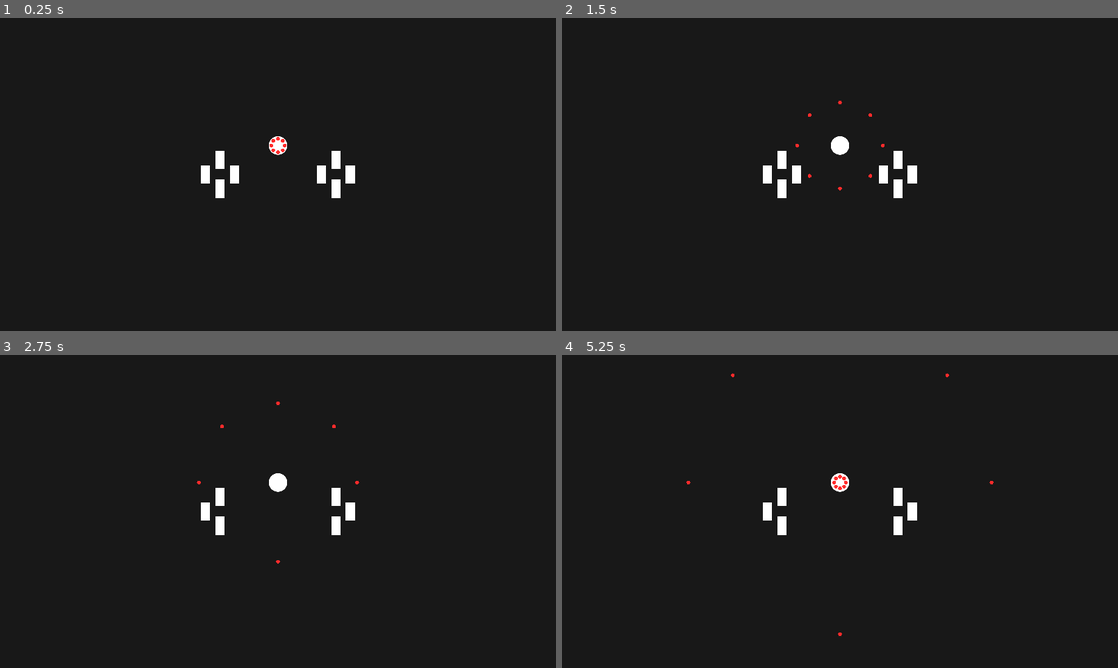
Above: before the commit, frames 1-4 (two rows, left to right).
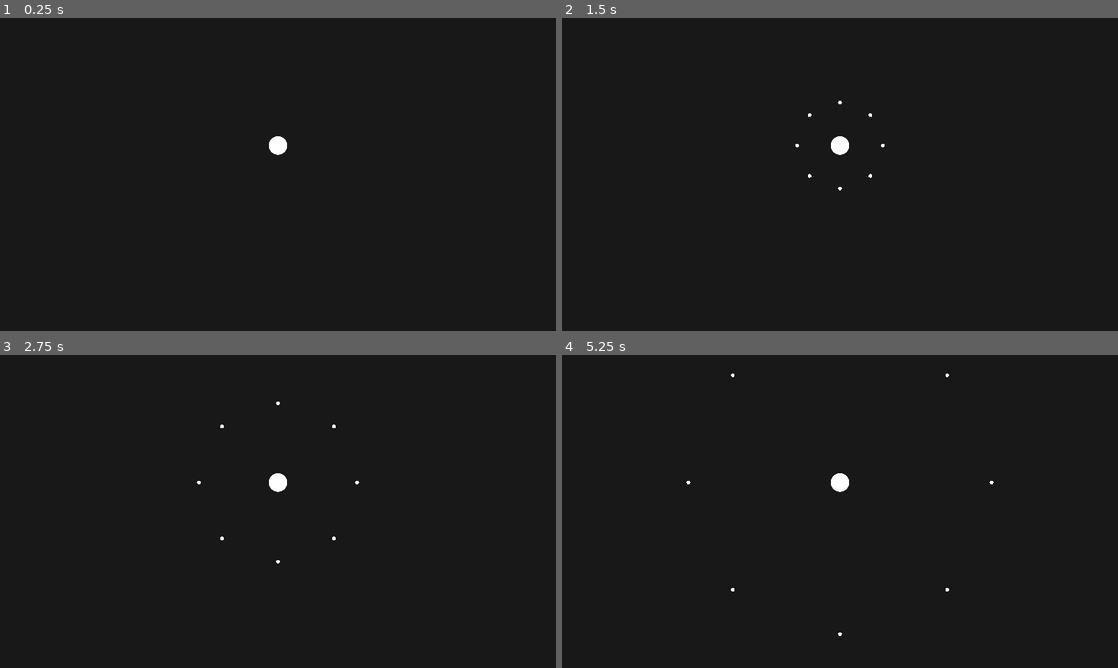
Above: after the commit, the same moments.

Repository: Hokome/BulletHellJam5
Game: Godot game, scene res://game.tscn
The game is run twice, just before and just after one commit, with the same random seed, the same clock (stepped at 60 frames per second) and the same inputs.
Inputs (mouse positions are in pixels of both pictures, inside the frame that each line leads up to):
- Up to frame 1 (0.25 s): no input
- Up to frame 2 (1.5 s): tap Enter at 0.5 s; move the mouse to (784, 174) at 0.52 s; right-click (784, 174) at 0.6 s; tap Space at 1.25 s; move the mouse to (895, 174) at 1.27 s; click (895, 174) at 1.35 s
- Up to frame 3 (2.75 s): right-click (333, 511) at 1.55 s; move the mouse to (333, 442) at 2.02 s; right-click (333, 442) at 2.1 s
- Up to frame 4 (5.25 s): move the mouse to (812, 574) at 2.77 s; right-click (812, 574) at 2.85 s; tap Enter at 3.5 s; move the mouse to (1006, 558) at 3.52 s; click (1006, 558) at 3.6 s; right-click (1006, 558) at 3.8 s; move the mouse to (673, 464) at 4.27 s; right-click (673, 464) at 4.35 s; move the mouse to (867, 511) at 5.02 s; right-click (867, 511) at 5.1 s

The runs differ from the first frame. In frame 1, 0.8% of the frame differs, in the area x 36-64%, y 38-58%; in frame 2, 0.8%; in frame 3, 0.6%; in frame 4, 0.7%.

Commit message:
Individual unit movement

Diff:
--- a/battle.gd
+++ b/battle.gd
@@ -21,6 +21,6 @@
 	var new_squad = squad.instantiate()
 	add_child(new_squad)
 	new_squad.position = pos
-	new_squad.target_position = pos
+	new_squad.create_units()
 
 func player() -> Player: return $player as Player
--- a/player.gd
+++ b/player.gd
@@ -10,4 +10,4 @@
 		selected_squad = hovered_squad
 
 	if selected_squad != null and Input.is_action_just_pressed("squad_action"):
-		selected_squad.target_position = get_local_mouse_position()
+		selected_squad.position = get_local_mouse_position()
--- a/units/enemy/projectile.tscn
+++ b/units/enemy/projectile.tscn
@@ -12,11 +12,11 @@
 faction = 2
 
 [node name="circle" type="Sprite2D" parent="."]
-self_modulate = Color(1, 0.17, 0.17, 1)
 scale = Vector2(0.2, 0.2)
 texture = ExtResource("2_7kni3")
 
 [node name="hitbox" type="CollisionShape2D" parent="."]
 shape = SubResource("CircleShape2D_76g3u")
+debug_color = Color(0.7, 0, 0, 0.419608)
 
 [connection signal="area_entered" from="." to="." method="_on_area_entered"]
--- a/units/squad.gd
+++ b/units/squad.gd
@@ -1,32 +1,33 @@
-class_name Squad extends CharacterBody2D
+class_name Squad extends Area2D
 
 @export var speed: float
-@export var min_target_dist: float
-
-@onready var direction_line = $direction_line
+@export var test_unit: PackedScene
 
 var hovered := false
 var selected := false
 
-var target_position: Vector2
-
 var unit_count: int = 0
 
-func _process(_delta):
-	if time_manager.paused: return
-	direction_line.visible = not is_at_destination()
-	direction_line.points[1] = target_position - position
+func create_units():
+	create_unit(Vector2(100, 0))
+	create_unit(Vector2(-100, 0))
 
-func _physics_process(delta):
-	if time_manager.paused: return
-	if not is_at_destination():
-		var diff = (target_position - position)
-		velocity = diff.normalized() * speed
-		move_and_slide()
+func create_unit(pos):
+	var anchor = Node2D.new()
+	add_child(anchor)
+	anchor.position = pos
+	anchor.name = "anchor"
 
-func is_at_destination() -> bool: return (target_position - position).length() <= min_target_dist
+	var unit = test_unit.instantiate()
+	get_parent().add_child(unit)
+	unit.global_position = anchor.global_position
 
-func on_unit_died(unit):
+	unit_count += 1
+	unit.squad = self
+	unit.anchor = anchor
+	unit.get_node("health").on_death.connect(on_unit_died)
+
+func on_unit_died():
 	unit_count -= 1
 	if unit_count <= 0:
 		queue_free()
--- a/units/squad.tscn
+++ b/units/squad.tscn
@@ -1,39 +1,18 @@
 [gd_scene load_steps=4 format=3 uid="uid://c3rnrx8rsva0w"]
 
 [ext_resource type="Script" path="res://units/squad.gd" id="1_vpg5f"]
-[ext_resource type="PackedScene" uid="uid://ctn35r33n8khl" path="res://units/unit.tscn" id="2_4gybm"]
+[ext_resource type="PackedScene" uid="uid://ctn35r33n8khl" path="res://units/unit.tscn" id="2_yqp8n"]
 
 [sub_resource type="CircleShape2D" id="CircleShape2D_6te3u"]
 radius = 128.0
 
-[node name="squad" type="CharacterBody2D"]
-input_pickable = true
-motion_mode = 1
-platform_on_leave = 2
+[node name="squad" type="Area2D"]
 script = ExtResource("1_vpg5f")
 speed = 300.0
-min_target_dist = 10.0
+test_unit = ExtResource("2_yqp8n")
 
-[node name="unit" parent="." instance=ExtResource("2_4gybm")]
-position = Vector2(0, -100)
-
-[node name="unit_2" parent="." instance=ExtResource("2_4gybm")]
-position = Vector2(-100, 0)
-
-[node name="unit_3" parent="." instance=ExtResource("2_4gybm")]
-position = Vector2(100, 0)
-
-[node name="unit_4" parent="." instance=ExtResource("2_4gybm")]
-position = Vector2(0, 100)
-
-[node name="collider" type="CollisionShape2D" parent="."]
+[node name="hover_zone" type="CollisionShape2D" parent="."]
 shape = SubResource("CircleShape2D_6te3u")
-
-[node name="direction_line" type="Line2D" parent="."]
-z_index = -1
-points = PackedVector2Array(0, 0, 0, 0)
-width = 4.0
-default_color = Color(1, 1, 1, 0.392157)
 
 [connection signal="mouse_entered" from="." to="." method="_on_mouse_entered"]
 [connection signal="mouse_exited" from="." to="." method="_on_mouse_exited"]
--- a/units/unit.gd
+++ b/units/unit.gd
@@ -1,8 +1,15 @@
-class_name Unit extends Node2D
+class_name Unit extends CharacterBody2D
+
+@export var speed: float
+@export var min_anchor_dist: float
 
 var squad: Squad
+var anchor: Node2D
 
-func _ready():
-	squad = get_parent()
-	squad.unit_count += 1
-	$health.on_death.connect(func(): squad.on_unit_died(self))
+func _process(delta):
+	if not is_at_destination():
+		var diff = (anchor.global_position - global_position)
+		velocity = diff.normalized() * speed
+		move_and_slide()
+
+func is_at_destination() -> bool: return (anchor.global_position - global_position).length() <= min_anchor_dist
--- a/units/unit.tscn
+++ b/units/unit.tscn
@@ -1,22 +1,29 @@
 [gd_scene load_steps=6 format=3 uid="uid://ctn35r33n8khl"]
 
 [ext_resource type="Script" path="res://units/unit.gd" id="1_g4bk4"]
-[ext_resource type="Texture2D" uid="uid://b41xlisui4xdv" path="res://square.png" id="1_q3ruf"]
 [ext_resource type="Script" path="res://units/health.gd" id="1_r7txx"]
 [ext_resource type="Script" path="res://units/hurtbox.gd" id="2_fd2gl"]
 
-[sub_resource type="RectangleShape2D" id="RectangleShape2D_mfqdi"]
+[sub_resource type="RectangleShape2D" id="RectangleShape2D_j47w0"]
 size = Vector2(64, 128)
 
-[node name="unit" type="Node2D"]
+[sub_resource type="RectangleShape2D" id="RectangleShape2D_mfqdi"]
+size = Vector2(32, 64)
+
+[node name="unit" type="CharacterBody2D"]
+motion_mode = 1
 script = ExtResource("1_g4bk4")
+speed = 200.0
+min_anchor_dist = 20.0
 
 [node name="health" type="Node2D" parent="."]
 script = ExtResource("1_r7txx")
 
-[node name="sprite" type="Sprite2D" parent="."]
+[node name="sprite" type="AnimatedSprite2D" parent="."]
 scale = Vector2(16, 32)
-texture = ExtResource("1_q3ruf")
+
+[node name="collider" type="CollisionShape2D" parent="."]
+shape = SubResource("RectangleShape2D_j47w0")
 
 [node name="hurtbox" type="Area2D" parent="."]
 script = ExtResource("2_fd2gl")
